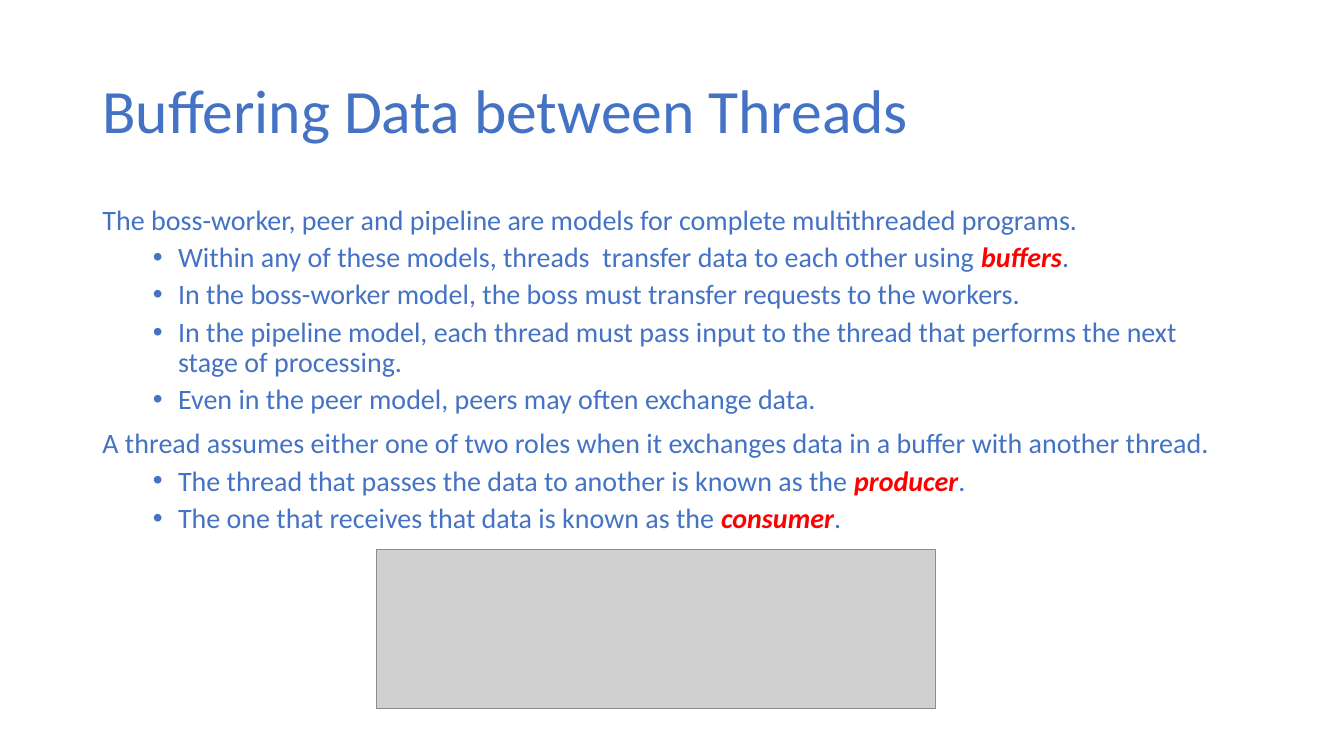
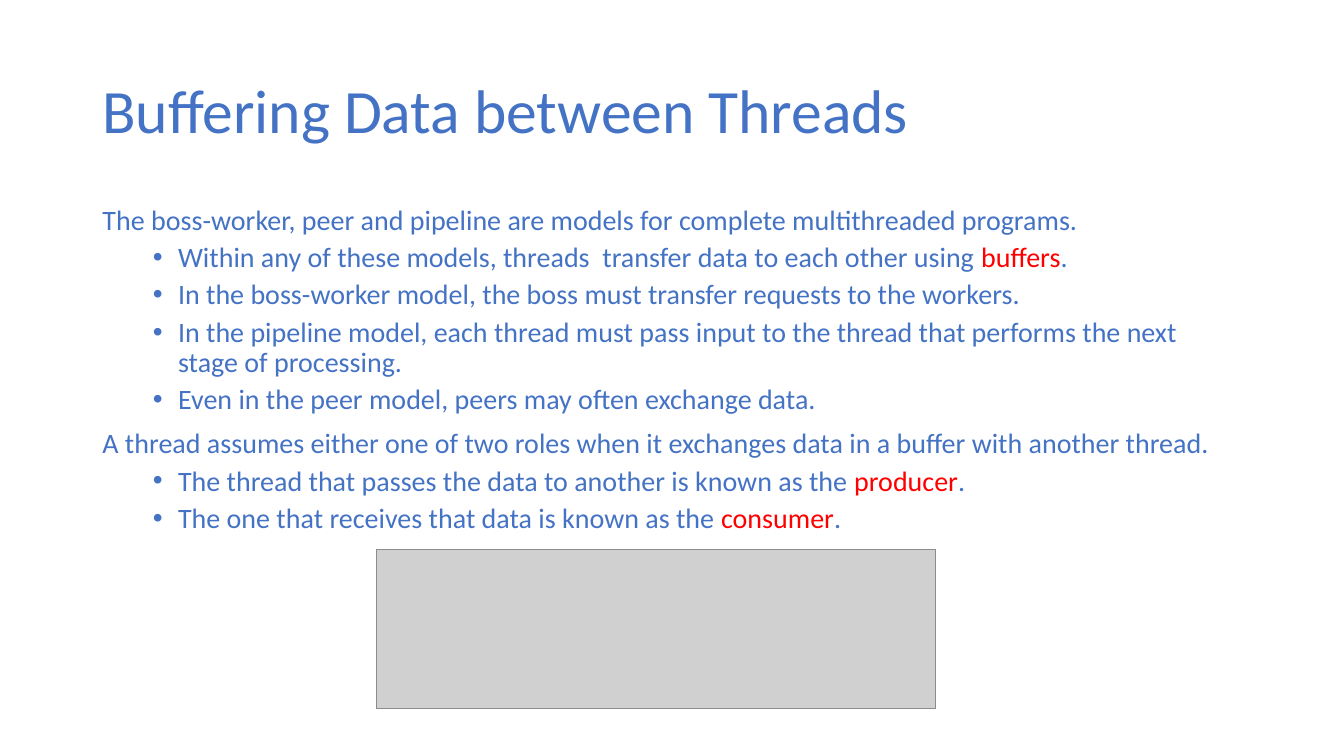
Before and after one commit to ekkapotc/PC, a slide deck: slide 17 of Slides/Lecture 5.pptx. Drawn at 1344x756 pixels with LibreOffice and Linux fonts; fonts in the diff are those of the drawing; grey boxes stand for pictures. Boxes give left, top, right and bottom in pixels: in the first picture for what was removed or moved away, otherwise in the second. Text is boxed around its words. In the diff, an @@ line names an element or a change of style, - is before the commit and + after.

```diff
--- a/Slides/Lecture 5.pptx
+++ b/Slides/Lecture 5.pptx
@@ text at [178,247,1067,529]: bold off, italic off in "buffers.", "producer.", "consumer." @@
```
Also in this commit, not shown: 17 other slides changed, 3 other files.
